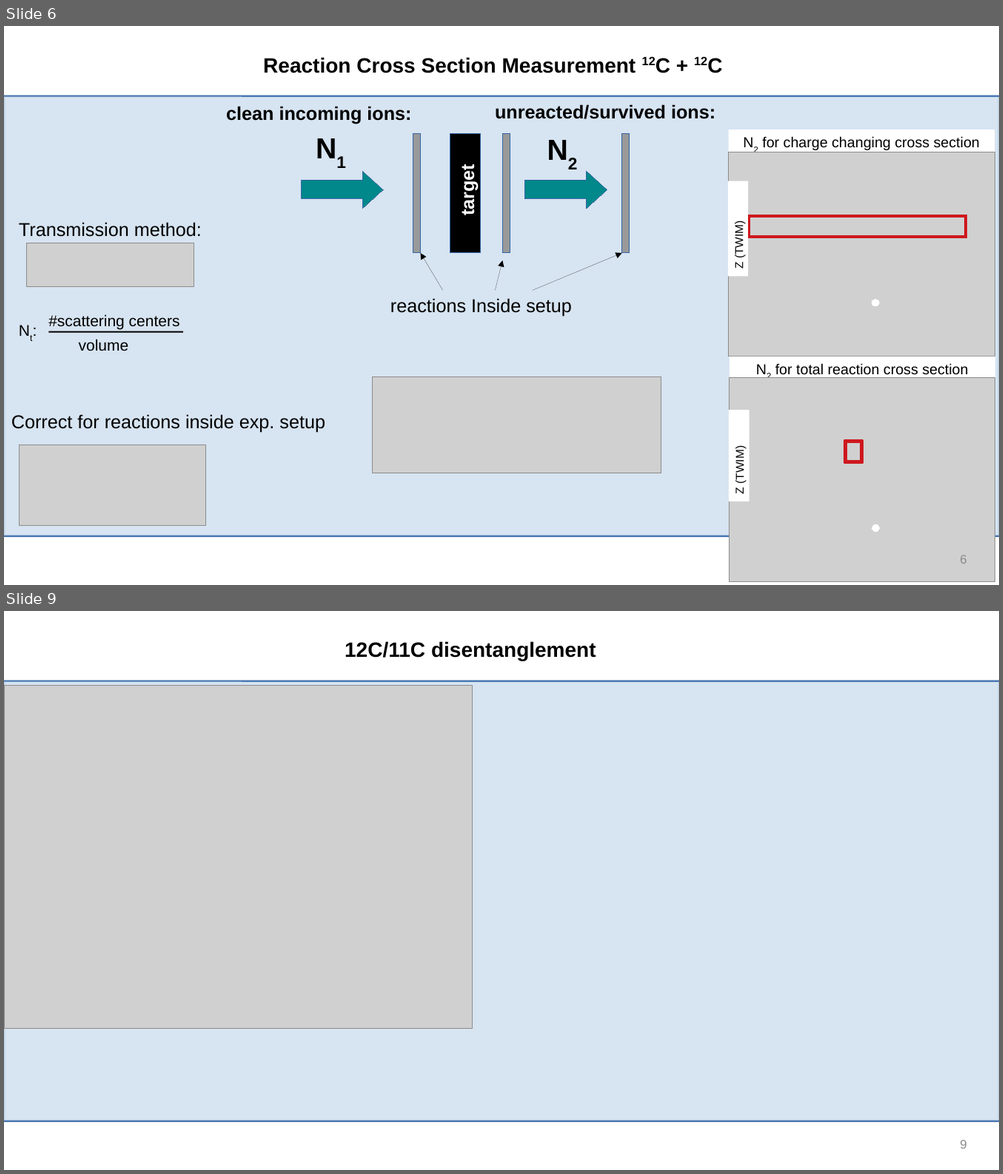
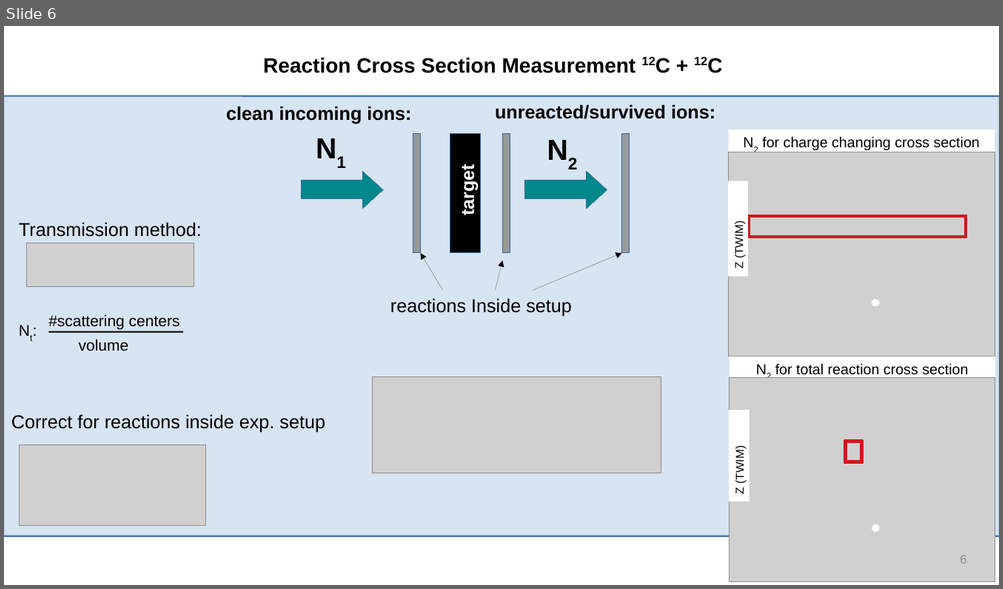
Before and after one commit to jenegger/r3bweek24_gsi, a slide deck: r3bweek_24_gsi.odp. Shown one above the other, each under a label of ours: slides 6 and 9 before the commit, slide 6 after it; the slides between them are not shown. The pictures are 1003x1174 and 1003x589 pixels, drawn with LibreOffice and Linux fonts; fonts in the diff are those of the drawing; grey boxes stand for pictures; background and template pictures are left out. Boxes give left, top, right and bottom in pixels: in the first picture for what was removed or moved away, otherwise in the second. Text is boxed around its words. In the diff, an @@ line names an element or a change of style, - is before the commit and + after.

```diff
--- a/r3bweek_24_gsi.odp
+++ b/r3bweek_24_gsi.odp
@@ slide 9 removed at [4,611,999,1170], background #FFFFFF; not listed: 3 template elements that a slide beside it also shows @@
@@ text removed at [344,641,596,661] @@
-12C/11C disentanglement
@@ picture removed at [4,686,472,1029] @@
@@ page number removed at [959,1140,966,1149] @@
-9
```
Also in this commit, not shown: 5 slides changed, 5 slides added, 1 other slide removed, 14 other files.
